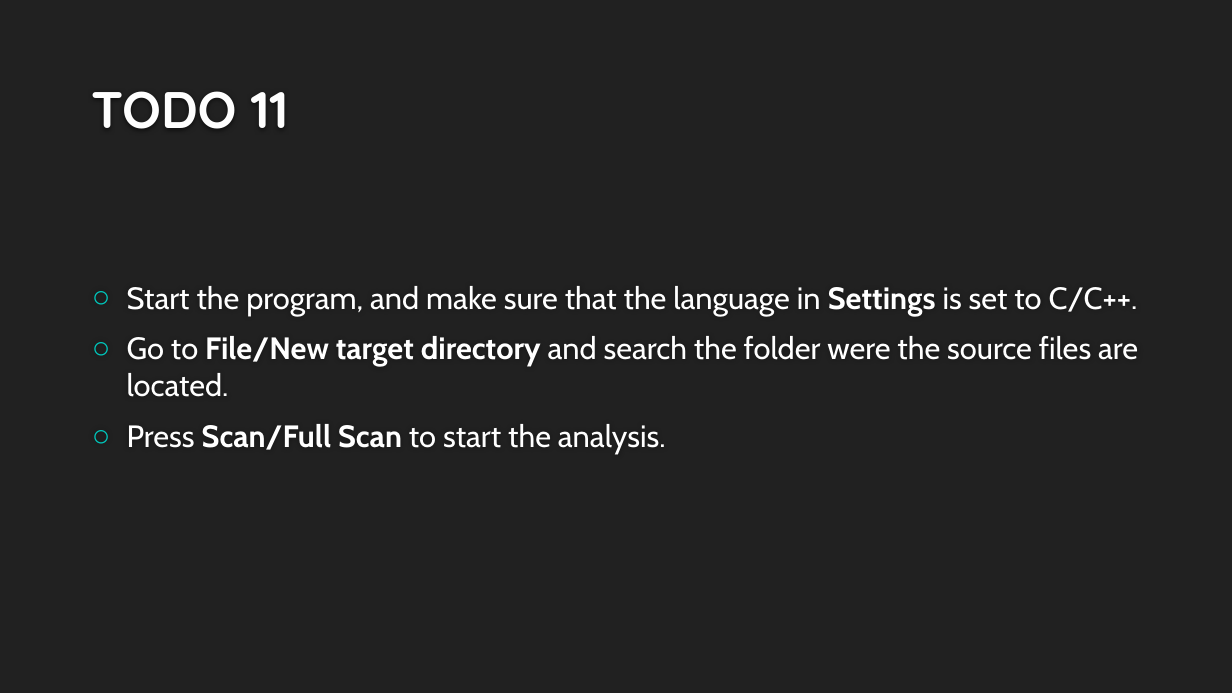
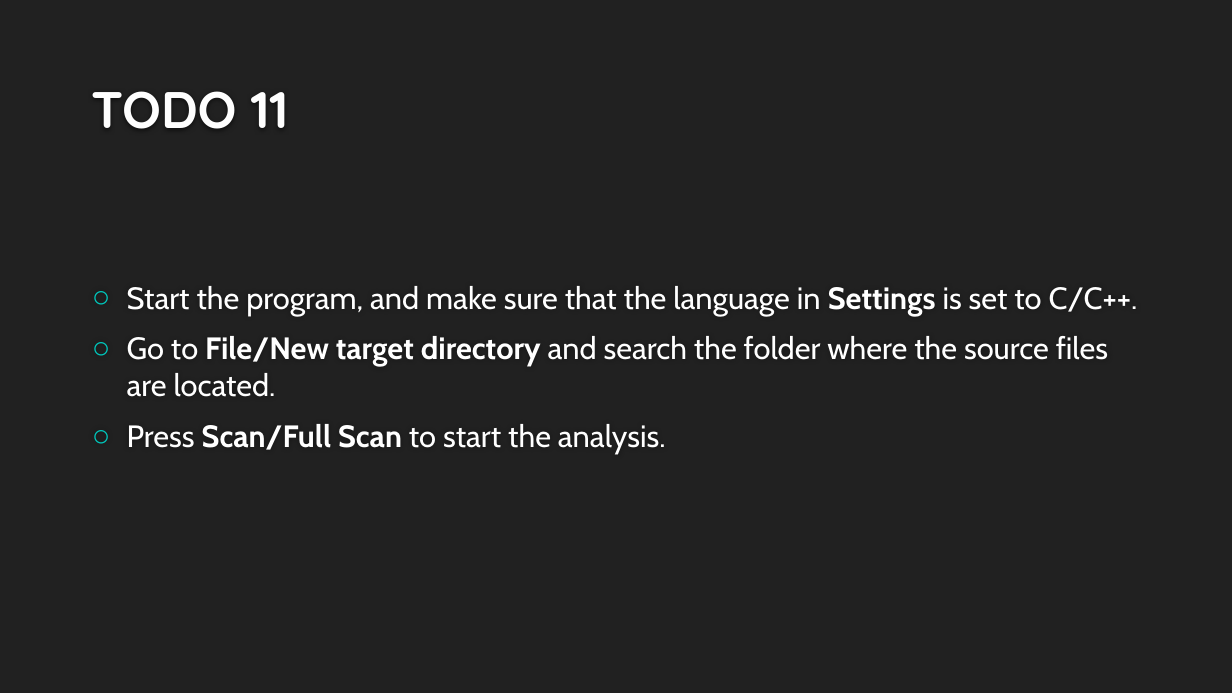
Before and after one commit to rodrigodpl/Static-Code-Analysis, a slide deck: slide 30 of docs/Static Code Analysis.pptx (slide 19 before the commit). Drawn at 1232x693 pixels with LibreOffice and Linux fonts; fonts in the diff are those of the drawing; background and template pictures are left out. Boxes give left, top, right and bottom in pixels: in the first picture for what was removed or moved away, otherwise in the second. Text is boxed around its words. In the diff, an @@ line names an element or a change of style, - is before the commit and + after.

```diff
--- a/docs/Static Code Analysis.pptx
+++ b/docs/Static Code Analysis.pptx
@@ text at <box>127,336,1108,397</box>: text changed @@
-○ Go to File/New target directory and search the folder were the source files are located.
+○ Go to File/New target directory and search the folder where the source files are located.
```
Also in this commit, not shown: 4 other slides changed, 11 slides added.
